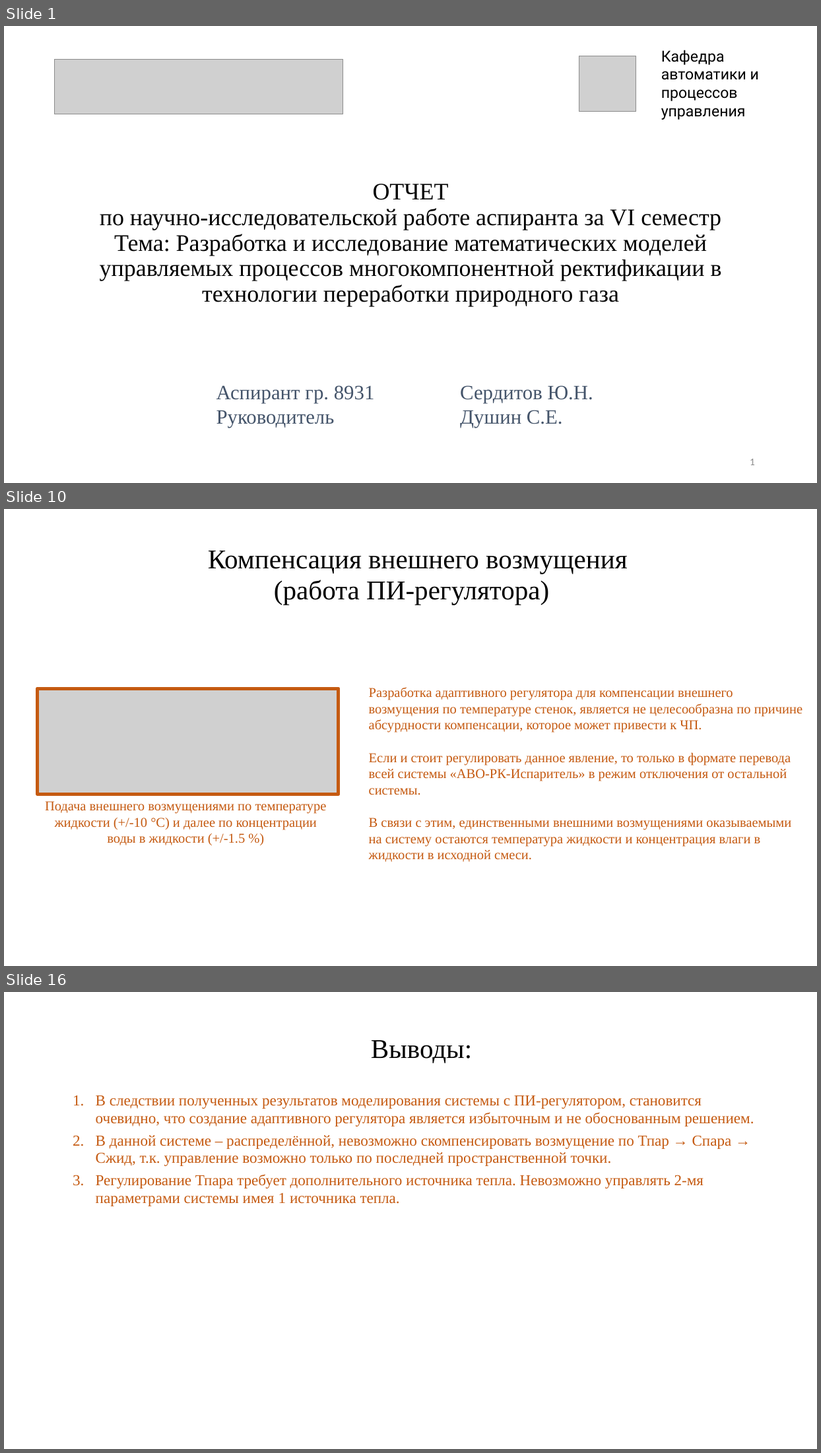
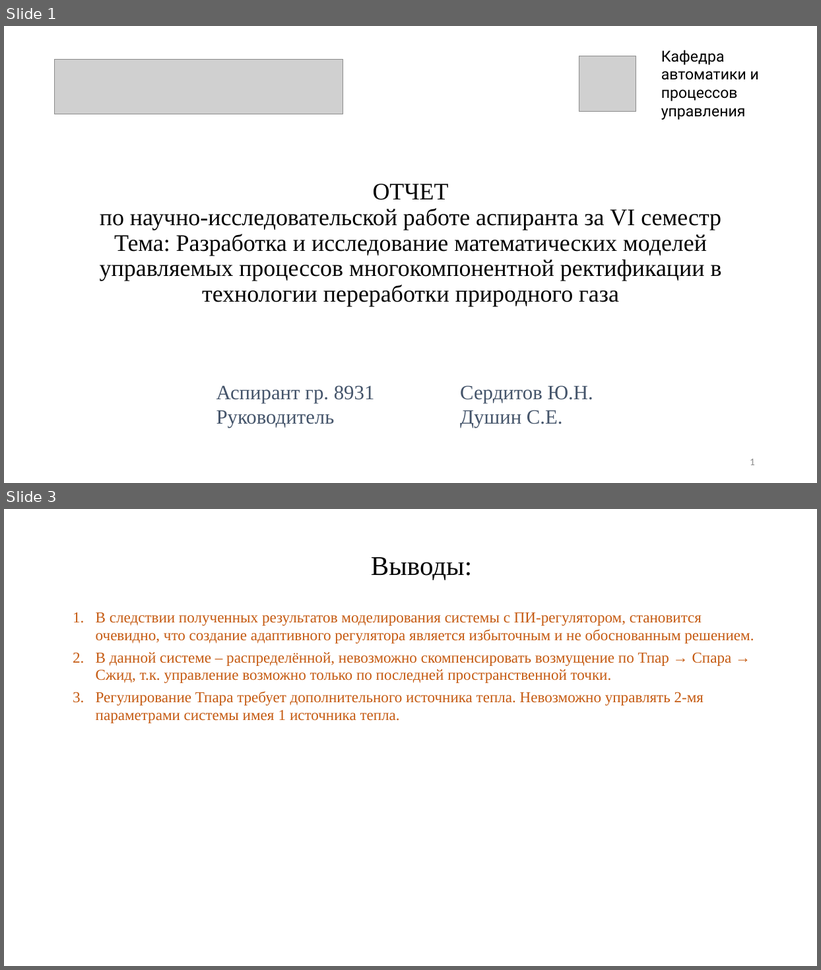
Before and after one commit to Rivares/Ph.D, a slide deck: 0_Docs_dir/3_General/6 семестр/НИД 6 семестр.pptx. Shown one above the other, each under a label of ours: slides 1, 10 and 16 before the commit, slides 1 and 3 after it; the slides between them are not shown. The pictures are 821x1453 and 821x970 pixels, drawn with LibreOffice and Linux fonts; fonts in the diff are those of the drawing; grey boxes stand for pictures. Boxes give left, top, right and bottom in pixels: in the first picture for what was removed or moved away, otherwise in the second. Text is boxed around its words. In the diff, an @@ line names an element or a change of style, - is before the commit and + after.

```diff
--- a/0_Docs_dir/3_General/6 семестр/НИД 6 семестр.pptx
+++ b/0_Docs_dir/3_General/6 семестр/НИД 6 семестр.pptx
@@ slide 10 removed at [4,509,817,966], background #FFFFFF @@
@@ text removed at [208,551,628,605] @@
-Компенсация внешнего возмущения (работа ПИ-регулятора)
@@ picture removed at [38,689,339,795] @@
@@ rectangle removed at [38,689,339,795] @@
@@ text removed at [369,687,803,862] @@
-Разработка адаптивного регулятора для компенсации внешнего возмущения по температуре стенок, является не целесообразна по причине абсурдности компенсации, которое может привести к ЧП.
-Если и стоит регулировать данное явление, то только в формате перевода всей системы «АВО-РК-Испаритель» в режим отключения от остальной системы.
-В связи с этим, единственными внешними возмущениями оказываемыми на систему остаются температура жидкости и концентрация влаги в жидкости в исходной смеси.
@@ text removed at [45,801,327,846] @@
-Подача внешнего возмущениями по температуре жидкости (+/-10 °С) и далее по концентрации воды в жидкости (+/-1.5 %)
@@ what was slide 16 is now slide 3 @@
```
Also in this commit, not shown: 1 slide changed, 13 other slides removed, 5 other files.
